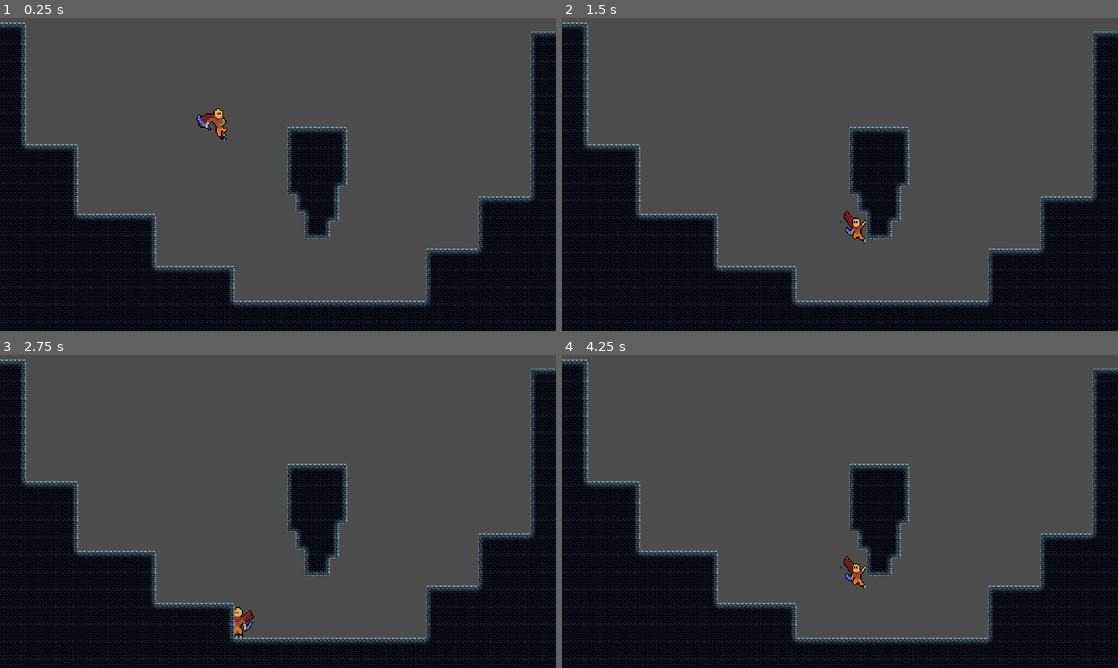
Above: before the commit, frames 1-4 (two rows, left to right).
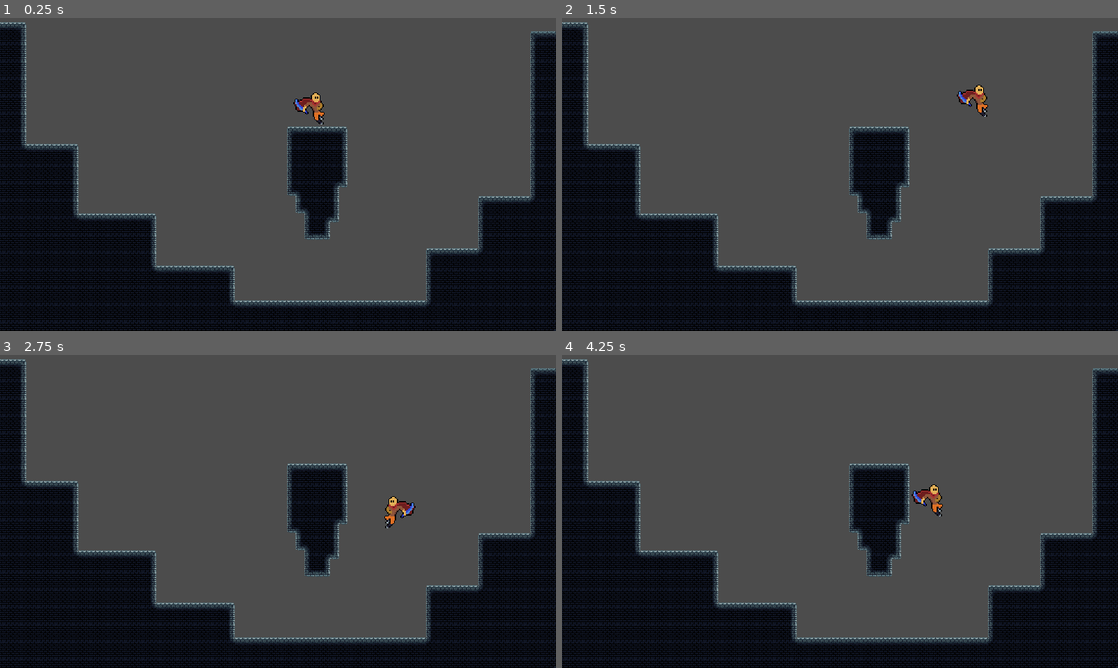
Above: after the commit, the same moments.

Repository: nadzmiidzham/poc-roguelike
Game: Godot game, scene res://src/scene/player_scene.tscn
The game is run twice, just before and just after one commit, with the same random seed, the same clock (stepped at 60 frames per second) and the same inputs.
Inputs:
- Up to frame 1 (0.25 s): no input
- Up to frame 2 (1.5 s): hold D (move_right) from 0.53 s (still down); tap Space (jump) at 0.6, 0.77, 1.07, 1.35 s
- Up to frame 3 (2.75 s): tap Space (jump) at 1.52, 1.82, 2.1 s; release D (move_right) at 2.03 s; hold A (move_left) from 2.03 s (still down)
- Up to frame 4 (4.25 s): release A (move_left) at 2.78 s; hold D (move_right) from 2.78 s (still down); tap Space (jump) at 2.85, 3.02, 3.32, 3.6, 3.77, 4.07 s

The runs differ from the first frame. In frame 1, 0.6% of the frame differs, in the area x 35-59%, y 23-40%; in frame 2, 0.5%; in frame 3, 0.5%; in frame 4, 0.5%.

Commit message:
- finished wall jumping function - added wall jumping animation sample

Diff:
--- a/src/actor/player/prefab/player.tscn
+++ b/src/actor/player/prefab/player.tscn
@@ -13,8 +13,8 @@
 [ext_resource path="res://src/sprite/player/wall_slide.png" type="Texture" id=11]
 
 [sub_resource type="CapsuleShape2D" id=1]
-radius = 5.83045
-height = 9.74838
+radius = 3.36363
+height = 19.4095
 
 [sub_resource type="Animation" id=2]
 resource_name = "fall"
@@ -608,12 +608,12 @@
 jump_force = 550
 
 [node name="Sprite" type="Sprite" parent="."]
-texture = ExtResource( 11 )
+position = Vector2( 0.117981, -0.117985 )
+texture = ExtResource( 1 )
 hframes = 7
-frame = 6
 
 [node name="CollisionBox" type="CollisionShape2D" parent="."]
-position = Vector2( 4.70752, 3.70056 )
+position = Vector2( 2.5284, 4.75523 )
 shape = SubResource( 1 )
 
 [node name="Animation" type="AnimationPlayer" parent="."]
--- a/src/actor/player/state/state_fall.gd
+++ b/src/actor/player/state/state_fall.gd
@@ -10,6 +10,7 @@
 
 var state_machine: StateMachine
 var is_wall_sliding := false
+var is_wall_jumping := false
 
 # state machine functions
 func on_enter() -> void:
@@ -18,24 +19,33 @@
 
 func on_exit() -> void:
 	is_wall_sliding = false
+	is_wall_jumping = false
 
 
 # state logic
 func process(_delta) -> void:
-	player.check_flip()
-
 	if is_wall_sliding:
 		animated_sprite.play("wall_slide")
+	else:
+		animated_sprite.play("fall")
 	if player.is_on_floor():
 		state_machine.change_state(state_idle)
 
+	player.check_flip()
+
 func physics_process(_delta) -> void:
 	if player.is_on_wall():
-		var gravity = player.gravity / wall_slide_gravity_rate;
+		var wall_slide_speed = player.gravity / wall_slide_gravity_rate;
+		is_wall_sliding = true
+		player.velocity.y = min(player.velocity.y + wall_slide_speed, wall_slide_speed)
+	if is_wall_sliding && Input.is_action_just_pressed("jump"):
+		is_wall_sliding = false
+		is_wall_jumping = true
 
-		is_wall_sliding = true
-		player.velocity.y = min(player.velocity.y + gravity, gravity)
+		var direction = -1 if player.is_facing_right else 1
+		player.velocity = Vector2(direction * player.speed, -player.jump_force)
 
-	player.move()
+	if !is_wall_jumping:
+		player.move()
 	player.compute_gravity()
 	player.compute_velocity()
--- a/src/actor/player/state/state_jump.gd
+++ b/src/actor/player/state/state_jump.gd
@@ -11,18 +11,18 @@
 # state machine functions
 func on_enter() -> void:
 	print("State: JUMP")
-	_is_jump_finished = false
 	animated_sprite.play("jump")
 
 func on_exit() -> void:
-	pass
+	_is_jump_finished = false
 
 
 # state logic
 func process(_delta) -> void:
-	player.check_flip()
 	if _is_jump_finished:
 		state_machine.change_state(state_fall)
+
+	player.check_flip()
 
 func physics_process(_delta) -> void:
 	if player.is_on_floor():
--- a/src/scene/player_scene.tscn
+++ b/src/scene/player_scene.tscn
@@ -365,7 +365,7 @@
 [node name="PlayerScene" type="Node"]
 
 [node name="Player" parent="." instance=ExtResource( 1 )]
-position = Vector2( 400.095, 179.479 )
+position = Vector2( 579.095, 150.479 )
 
 [node name="TileMap" type="TileMap" parent="."]
 tile_set = SubResource( 38 )
